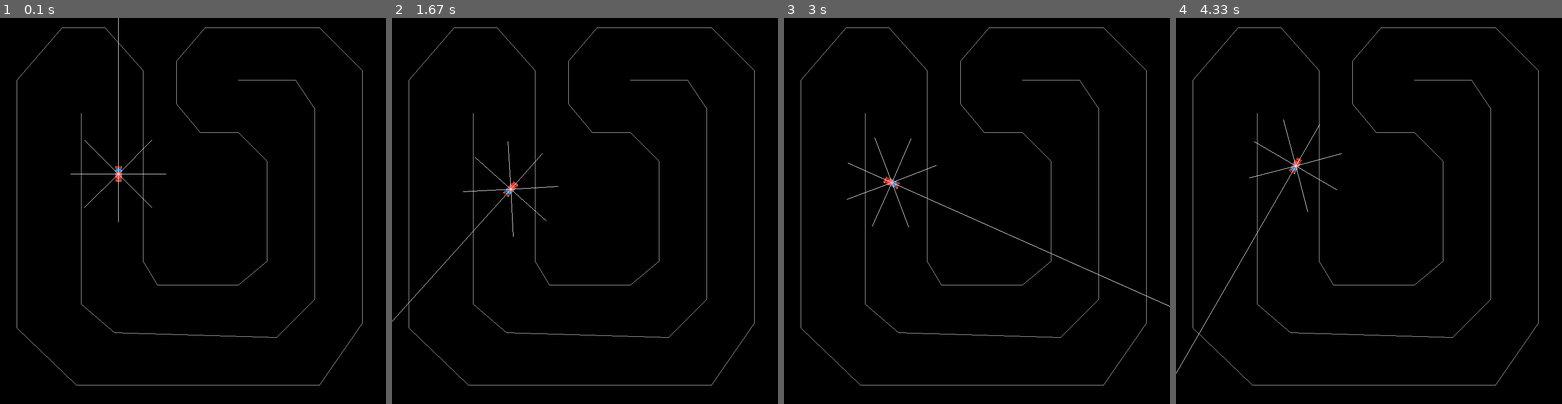
Above: before the commit, frames 1-4 (left to right).
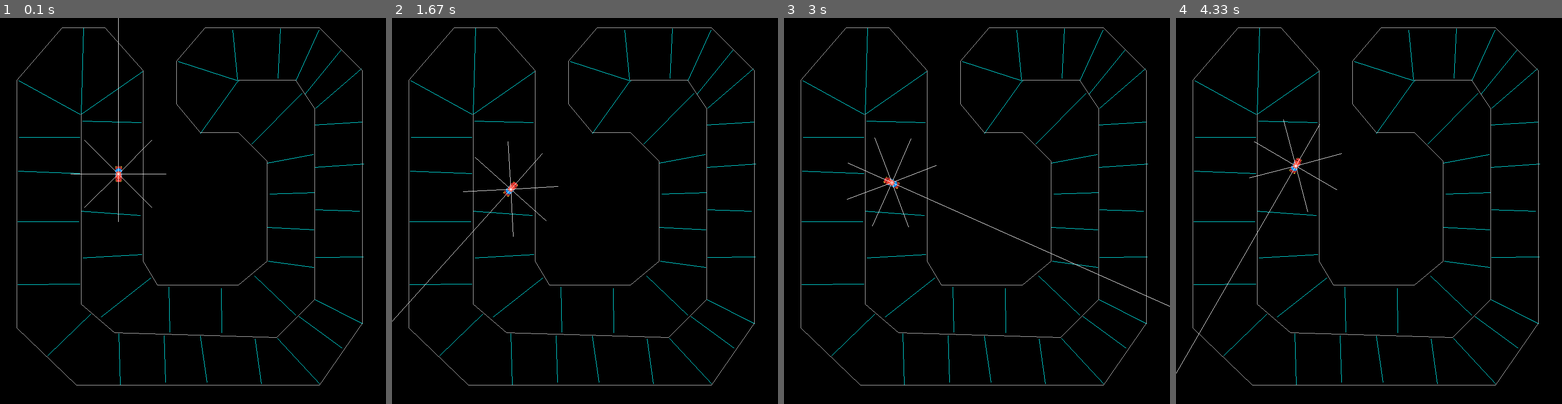
Above: after the commit, the same moments.

Repository: techwithtim/Pygame-Car-Racer
Game: pygame game, started from tutorial2-code/main.py
The game is run twice, just before and just after one commit, with the same random seed, the same clock (stepped at 60 frames per second) and the same inputs.
Inputs (mouse positions are in pixels of both pictures, inside the frame that each line leads up to):
- Up to frame 1 (0.1 s): no input
- Up to frame 2 (1.67 s): click (585, 211) at 0.38 s; hold D 0.67-1.13 s; move the mouse to (569, 226) at 0.7 s; hold W 1.17-1.47 s; hold D from 1.5 s (still down)
- Up to frame 3 (3 s): release D at 1.97 s; hold A 2-2.53 s; hold S 2.57-2.87 s; hold A from 2.9 s (still down)
- Up to frame 4 (4.33 s): release A at 3.3 s; hold W 3.33-3.7 s; hold D from 3.73 s (still down)

The runs differ from the first frame. In frame 1, 0.6% of the frame differs, in the area x 4-95%, y 2-96%; in frame 2, 0.6%; in frame 3, 0.6%; in frame 4, 0.6%.

Commit message:
bonus lines created
Feat: the bonus lines are ready.
next time: collision with them and + points

Diff:
--- a/tutorial2-code/main.py
+++ b/tutorial2-code/main.py
@@ -6,7 +6,7 @@
 GRASS = scale_image(pygame.image.load("imgs/grass.jpg"), 2.5)
 TRACK = scale_image(pygame.image.load("imgs/track.png"), 0.9)
 
-LINES = [((35, 130), (35, 650)),
+TRACK_LINES = [((35, 130), (35, 650)),
     ((35, 650), (160, 770)),
     ((160, 770), (670, 770)),
     ((670, 770), (760, 640)),
@@ -34,6 +34,58 @@
     ((500, 560), (330, 560)),
     ((330, 560), (300, 510))]
 
+BONUS_LINES = [
+
+((173, 216),(296, 219)),
+    ((171, 201),(299, 112)),
+
+    ((170, 200),(175, 20)),
+    ((39, 131),(168, 202)),
+    ((40, 250),(167, 250)),
+    ((167, 326),(38, 321)),
+    ((37, 427),(165, 427)),
+    ((167, 558),(37, 559)),
+    ((190, 621),(100, 708)),
+    ((249, 662),(252, 769)),
+    ((344, 666),(347, 764)),
+
+
+((420, 667),(434, 764)),
+((535, 673),(548, 767)),
+((582, 672),(671, 768)),
+((627, 626),(717, 692)),
+((660, 590),(760, 641)),
+((662, 502),(762, 501)),
+((662, 402),(754, 405)),
+((660, 313),(763, 306)),
+((661, 224),(759, 218)),
+((662, 189),(758, 106)),
+((715, 67),(640, 159)),
+((621, 130),(669, 25)),
+((588, 22),(583, 126)),
+
+
+
+     ((498, 129),(488, 25)),
+     ((374, 91),(501, 132)),
+     ((420, 242),(498, 133)),
+     ((528, 264),(633, 158)),
+     ((561, 304),(657, 286)),
+     ((566, 369),(660, 366)),
+
+
+
+
+     ((561, 439),(658, 444)),
+     ((563, 510),(658, 523)),
+     ((534, 541),(620, 623)),
+     ((464, 567),(465, 660)),
+     ((354, 564),(356, 659)),
+     ((316, 545),(212, 627)),
+     ((174, 503),(297, 496)),
+     ((294, 414),(170, 405))]
+
+
 TRACK_BORDER = scale_image(pygame.image.load("imgs/track-border.png"), 0.9)
 TRACK_BORDER_MASK = pygame.mask.from_surface(TRACK_BORDER)
 
@@ -91,7 +143,7 @@
 
     def collide(self):
         car_rect = self.img.get_rect(x=self.x, y=self.y)
-        for line in LINES:
+        for line in TRACK_LINES:
             if car_rect.clipline(line):
                 return True
         return False
@@ -140,35 +192,11 @@
 
 def draw(win, player_cars):
     win.fill("black")
-
-
-    pygame.draw.line(WIN, "gray", (35, 130), (35, 650))
-    pygame.draw.line(WIN, "gray", (35, 650), (160, 770))
-    pygame.draw.line(WIN, "gray", (160, 770), (670, 770))
-    pygame.draw.line(WIN, "gray", (670, 770), (760, 640))
-    pygame.draw.line(WIN, "gray", (760, 640), (760, 110))
-    pygame.draw.line(WIN, "gray", (760, 110), (670, 20))
-    pygame.draw.line(WIN, "gray", (670, 20), (430, 20))
-    pygame.draw.line(WIN, "gray", (170, 200), (170, 600))
-    pygame.draw.line(WIN, "gray", (170, 600), (240, 660))
-    pygame.draw.line(WIN, "gray", (240, 660), (580, 670))
-    pygame.draw.line(WIN, "gray", (580, 670), (660, 590))
-    pygame.draw.line(WIN, "gray", (660, 590), (660, 190))
-    pygame.draw.line(WIN, "gray", (35, 130), (130, 20))
-    pygame.draw.line(WIN, "gray", (130, 20), (220, 20))
-    pygame.draw.line(WIN, "gray", (220, 20), (300, 110))
-    pygame.draw.line(WIN, "gray", (300, 110), (300, 510))
-    pygame.draw.line(WIN, "gray", (430, 20), (370, 90))
-    pygame.draw.line(WIN, "gray", (370, 90), (370, 180))
-    pygame.draw.line(WIN, "gray", (370, 180), (420, 240))
-    pygame.draw.line(WIN, "gray", (420, 240), (500, 240))
-    pygame.draw.line(WIN, "gray", (660, 190), (620, 130))
-    pygame.draw.line(WIN, "gray", (620, 130), (500, 130))
-    pygame.draw.line(WIN, "gray", (500, 240), (560, 300))
-    pygame.draw.line(WIN, "gray", (560, 300), (560, 510))
-    pygame.draw.line(WIN, "gray", (560, 510), (500, 560))
-    pygame.draw.line(WIN, "gray", (500, 560), (330, 560))
-    pygame.draw.line(WIN, "gray", (330, 560), (300, 510))
+    for bonus_line in BONUS_LINES:
+        pygame.draw.line(WIN, ((0,255,255)), *bonus_line)
+    for track_line in TRACK_LINES:
+        pygame.draw.line(WIN, ((200, 200, 200)), *track_line)
+
     for car in player_cars:
         car.draw(win)
         # print(TRACK_BORDER_MASK.overlap_area(car.sensors))
@@ -216,6 +244,10 @@
         if event.type == pygame.QUIT:
             run = False
             break
+        elif event.type == pygame.MOUSEBUTTONDOWN:
+            pos = pygame.mouse.get_pos()
+            pygame.draw.circle(WIN, (0,255,0) , pos, 2)
+            print(pos)
 
     for cars in car_array:
         move_car(cars)
